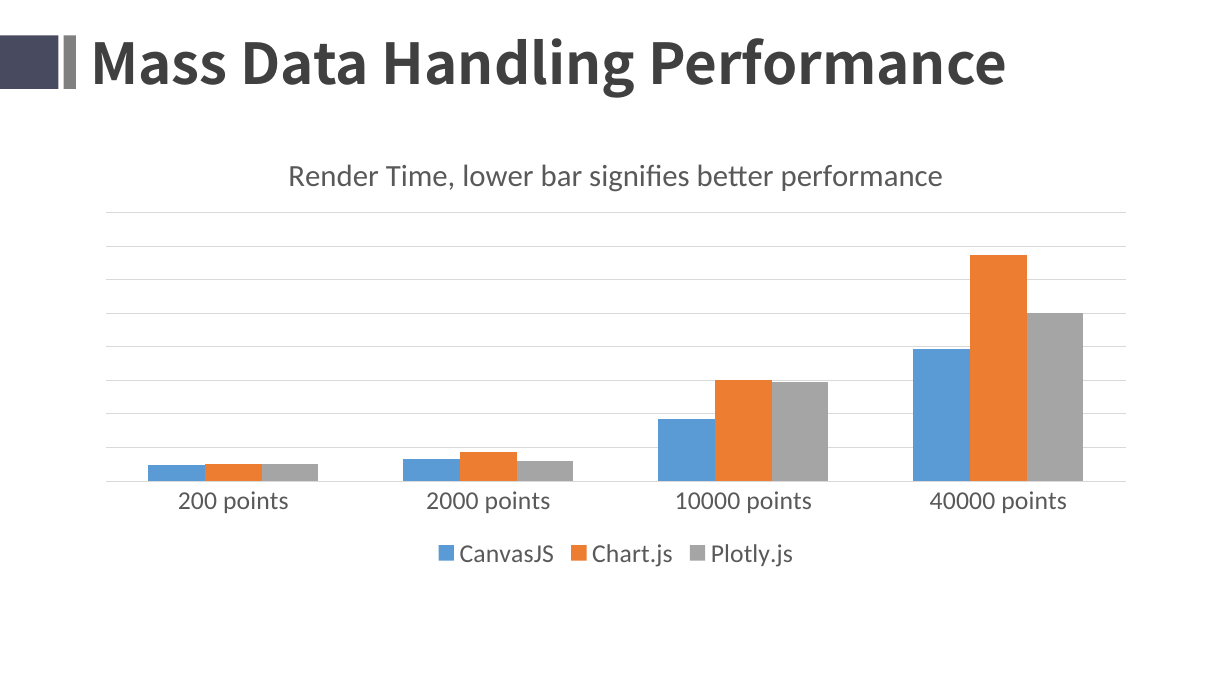
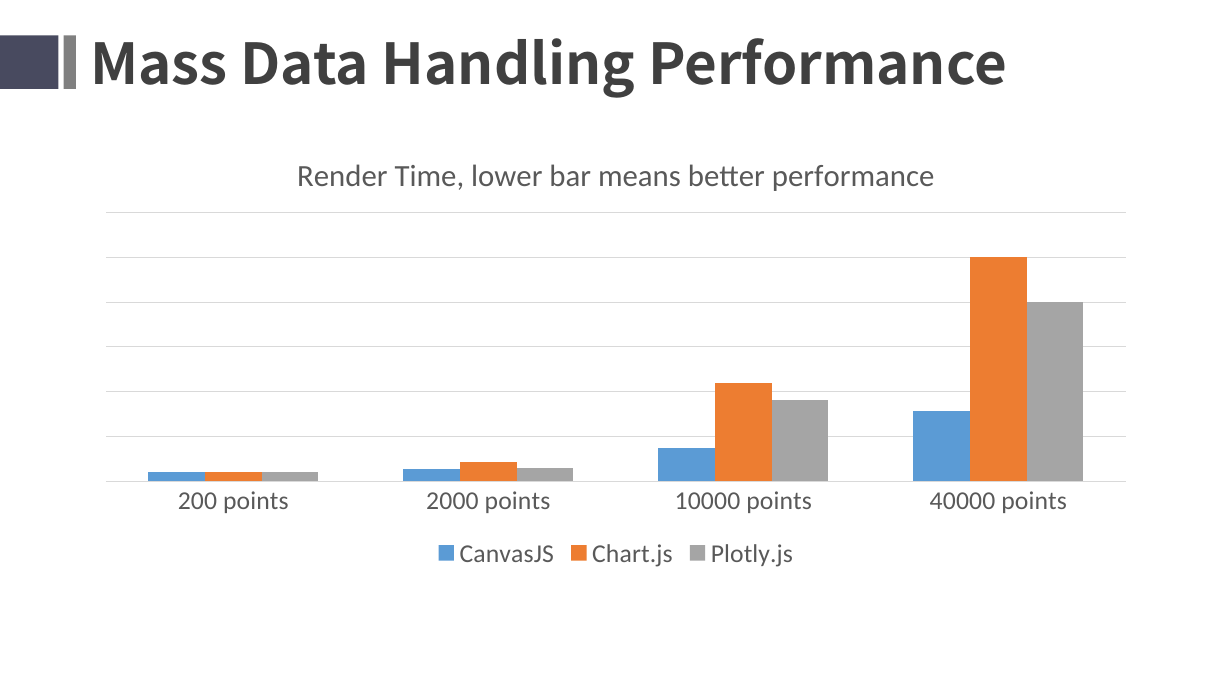
Before and after one commit to YilunAllenChen/Cecropia, a slide deck: slide 8 of Manual/Cecropia.pptx. Drawn at 1232x693 pixels with LibreOffice and Linux fonts; fonts in the diff are those of the drawing; background and template pictures are left out. Boxes give left, top, right and bottom in pixels: in the first picture for what was removed or moved away, otherwise in the second. Text is boxed around its words. In the diff, an @@ line names an element or a change of style, - is before the commit and + after.

```diff
--- a/Manual/Cecropia.pptx
+++ b/Manual/Cecropia.pptx
@@ column chart at <box>85,134,1148,574</box> @@
@@ title "Render Time, lower bar signifies better performance " to "Render Time, lower bar means better performance" @@
-CanvasJS: 7, 10, 27, 58
+CanvasJS: 4, 5, 15, 31
@@ Chart.js, 200 points: 7 to 4 @@
@@ Chart.js, 2000 points: 13 to 8 @@
-Plotly.js: 7, 9, 44, 74
+Plotly.js: 4, 6, 36, 80
```
Also in this commit, not shown: 4 other slides changed, 1 slide added, 1 slide removed, 2 other files.
